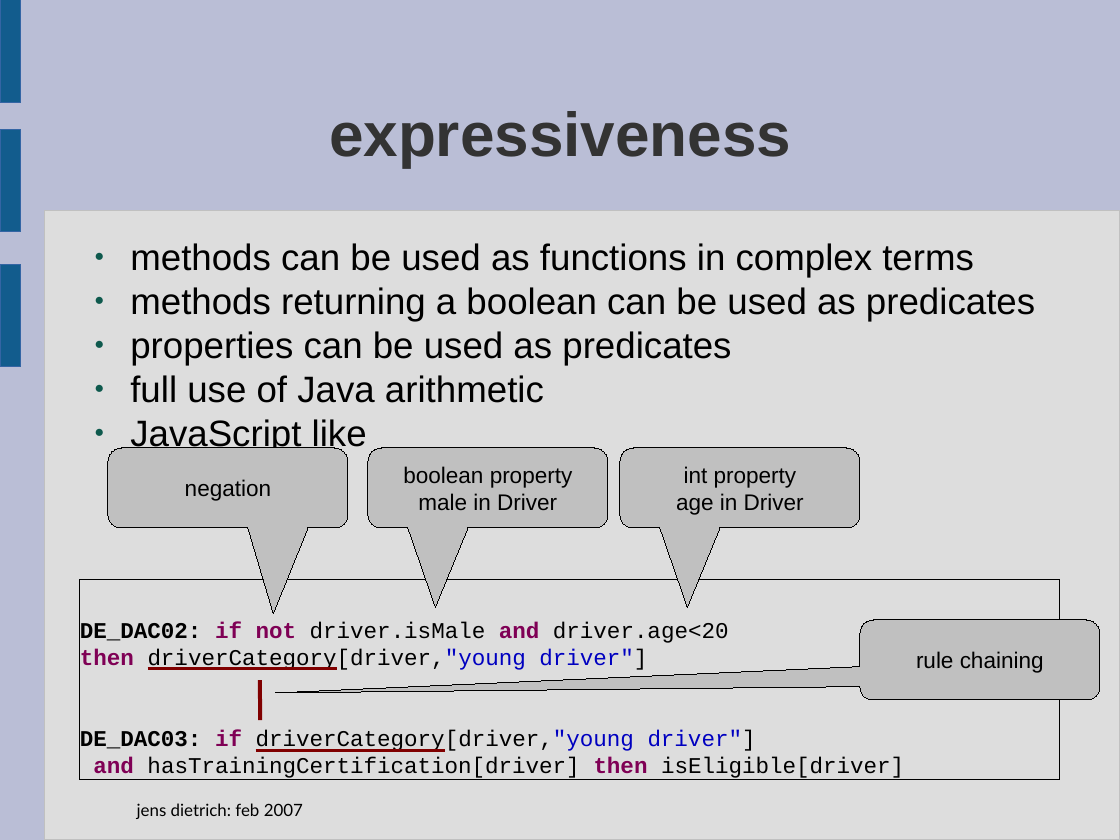
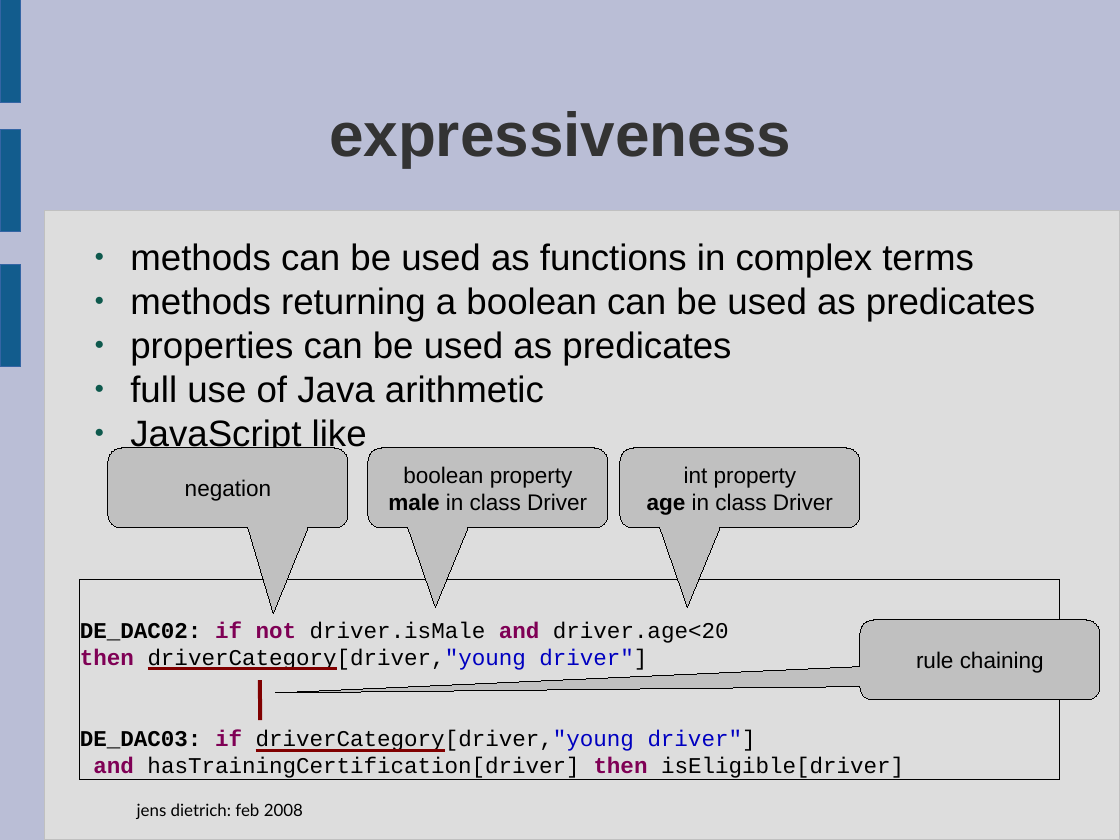
Before and after one commit to Koulio/take, a slide deck: slide 12 of take/docs/presentation-feb-08.odp. Drawn at 1120x840 pixels with LibreOffice and Linux fonts; fonts in the diff are those of the drawing; background and template pictures are left out. Boxes give left, top, right and bottom in pixels: in the first picture for what was removed or moved away, otherwise in the second. Text is boxed around its words. In the diff, an @@ line names an element or a change of style, - is before the commit and + after.

```diff
--- a/take/docs/presentation-feb-08.odp
+++ b/take/docs/presentation-feb-08.odp
@@ text in rounded speech box at (388, 493, 587, 510): text changed @@
-male in Driver
+male in class Driver
@@ text in rounded speech box at (647, 493, 833, 515): text changed @@
-age in Driver
+age in class Driver
@@ text at (137, 803, 303, 819): text changed @@
-jens dietrich: feb 2007
+jens dietrich: feb 2008
```
Also in this commit, not shown: 16 other slides changed, 3 slides added.
